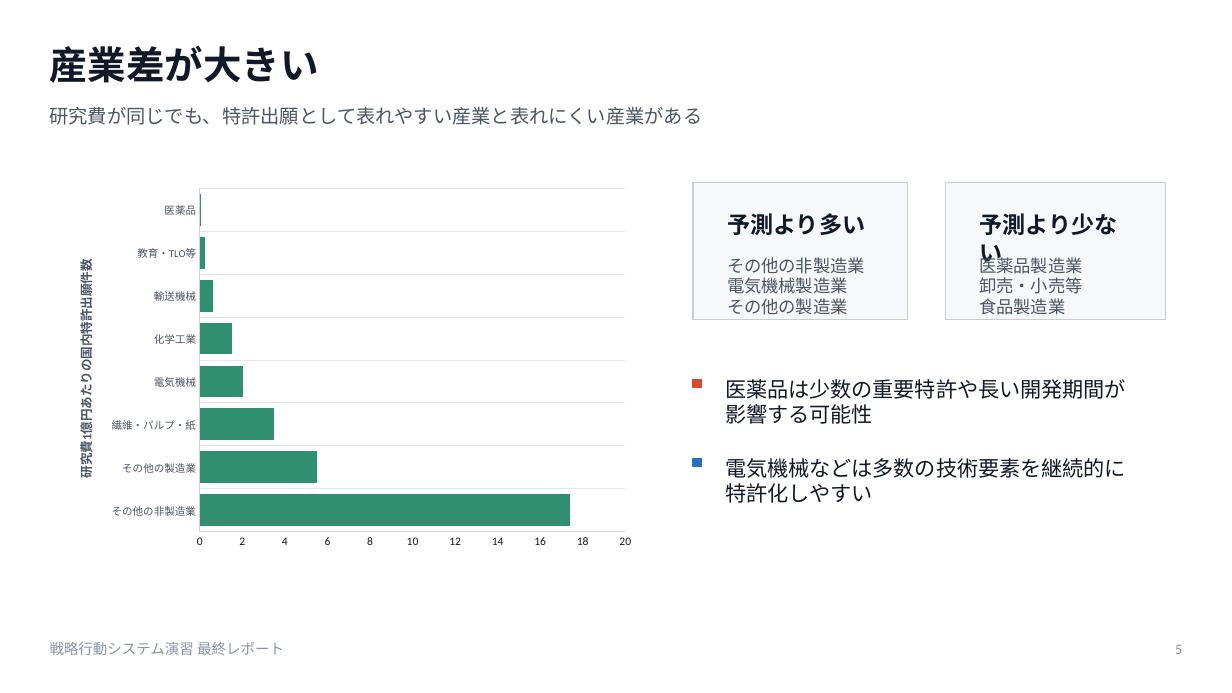
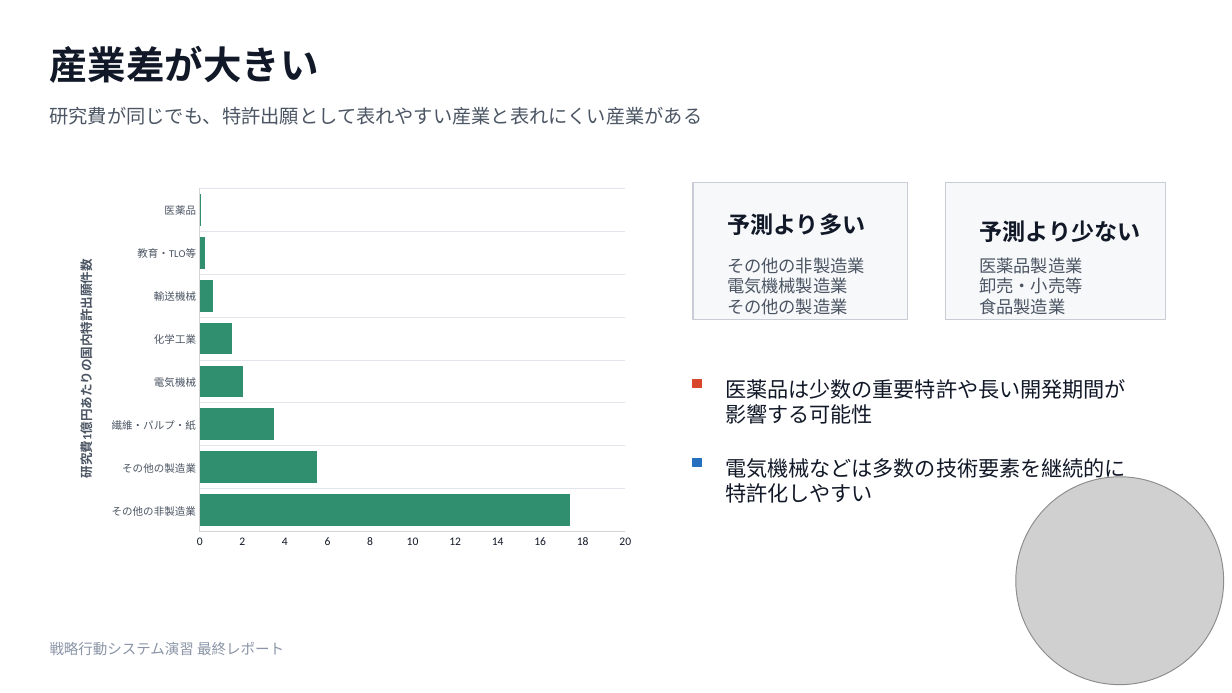
Before and after one commit to messier1296/univercity_note, a slide deck: slide 5 of 2026-spring/strategic_system/final_report/202410178_今村隼人.pptx. Drawn at 1232x693 pixels with LibreOffice and Linux fonts; fonts in the diff are those of the drawing; grey boxes stand for pictures. Boxes give left, top, right and bottom in pixels: in the first picture for what was removed or moved away, otherwise in the second. Text is boxed around its words. In the diff, an @@ line names an element or a change of style, - is before the commit and + after.

```diff
--- a/2026-spring/strategic_system/final_report/202410178_今村隼人.pptx
+++ b/2026-spring/strategic_system/final_report/202410178_今村隼人.pptx
@@ text "予測より少ない" rewrapped from (x1=979, y1=213, x2=1117, y2=267) to (x1=979, y1=220, x2=1140, y2=242) @@
@@ picture added at (x1=1016, y1=477, x2=1224, y2=685) @@
@@ text removed at (x1=1175, y1=645, x2=1182, y2=654) @@
-5
```
Also in this commit, not shown: 5 other slides changed, 31 other files.
